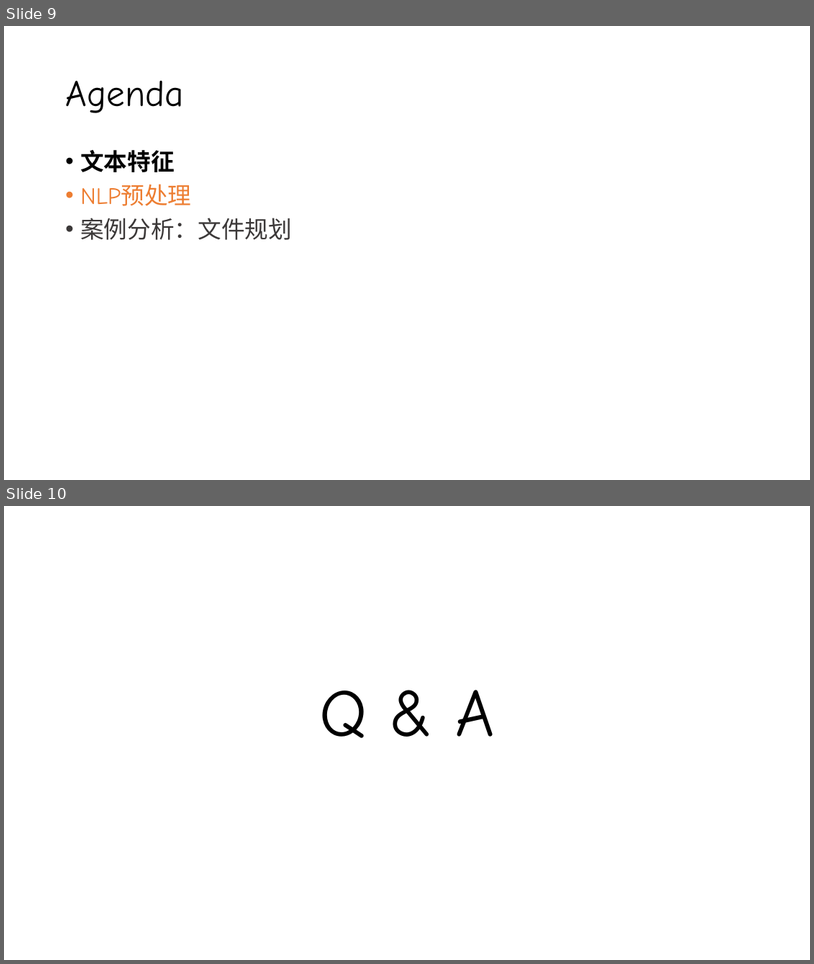
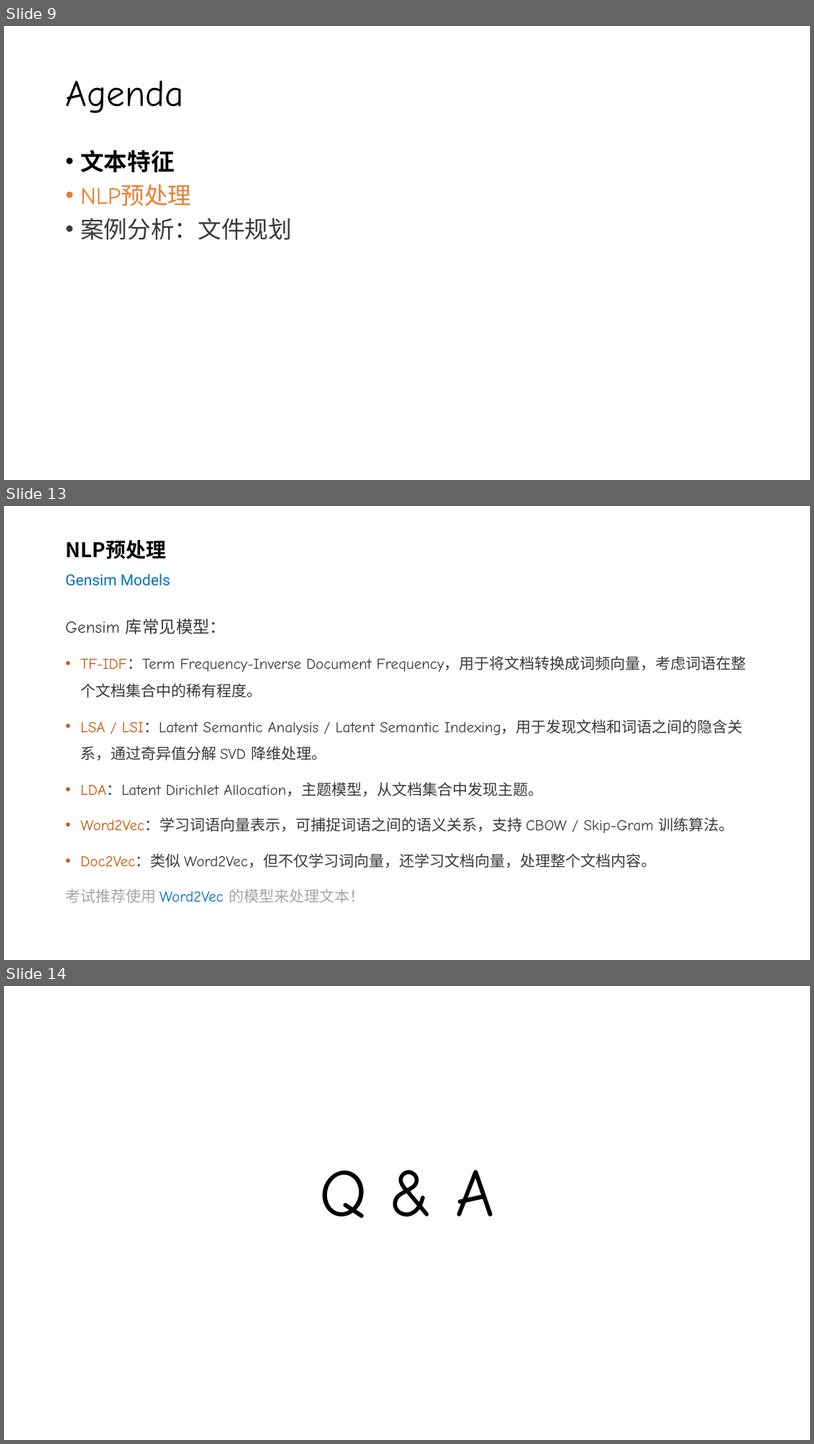
Before and after one commit to silentbalanceyh/cda-exam, a slide deck: ppt/04.二分类-文本输入.pptx. Shown one above the other, each under a label of ours: slides 9 and 10 before the commit, slides 9, 13 and 14 after it; the slides between them are not shown. The pictures are 814x964 and 814x1444 pixels, drawn with LibreOffice and Linux fonts; fonts in the diff are those of the drawing; background and template pictures are left out. Boxes give left, top, right and bottom in pixels: in the first picture for what was removed or moved away, otherwise in the second. Text is boxed around its words. In the diff, an @@ line names an element or a change of style, - is before the commit and + after.

Commit message:
文本处理PPT

```diff
--- a/ppt/04.二分类-文本输入.pptx
+++ b/ppt/04.二分类-文本输入.pptx
@@ slide 13 added at [4, 506, 810, 960], background #FFFFFF @@
@@ title added at [65, 540, 170, 586], 18 pt, text #0070C0 @@
+NLP预处理
+Gensim Models
@@ text added at [65, 618, 747, 903], 18 pt, text #3B3838 @@
+Gensim 库常见模型：
+• TF-IDF：Term Frequency-Inverse Document Frequency，用于将文档转换成词频向量，考虑词语在整个文档集合中的稀有程度。
+• LSA / LSI：Latent Semantic Analysis / Latent Semantic Indexing，用于发现文档和词语之间的隐含关系，通过奇异值分解 SVD 降维处理。
+• LDA：Latent Dirichlet Allocation，主题模型，从文档集合中发现主题。
+• Word2Vec：学习词语向量表示，可捕捉词语之间的语义关系，支持 CBOW / Skip-Gram 训练算法。
+• Doc2Vec：类似 Word2Vec，但不仅学习词向量，还学习文档向量，处理整个文档内容。
+考试推荐使用 Word2Vec 的模型来处理文本！
@@ what was slide 10 is now slide 14 @@
```
Also in this commit, not shown: 3 other slides added.
